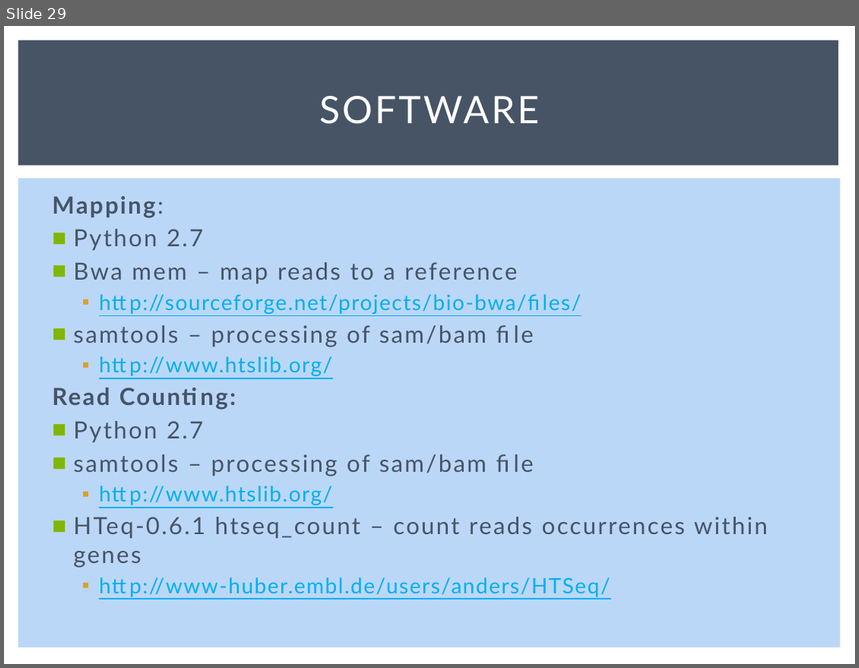
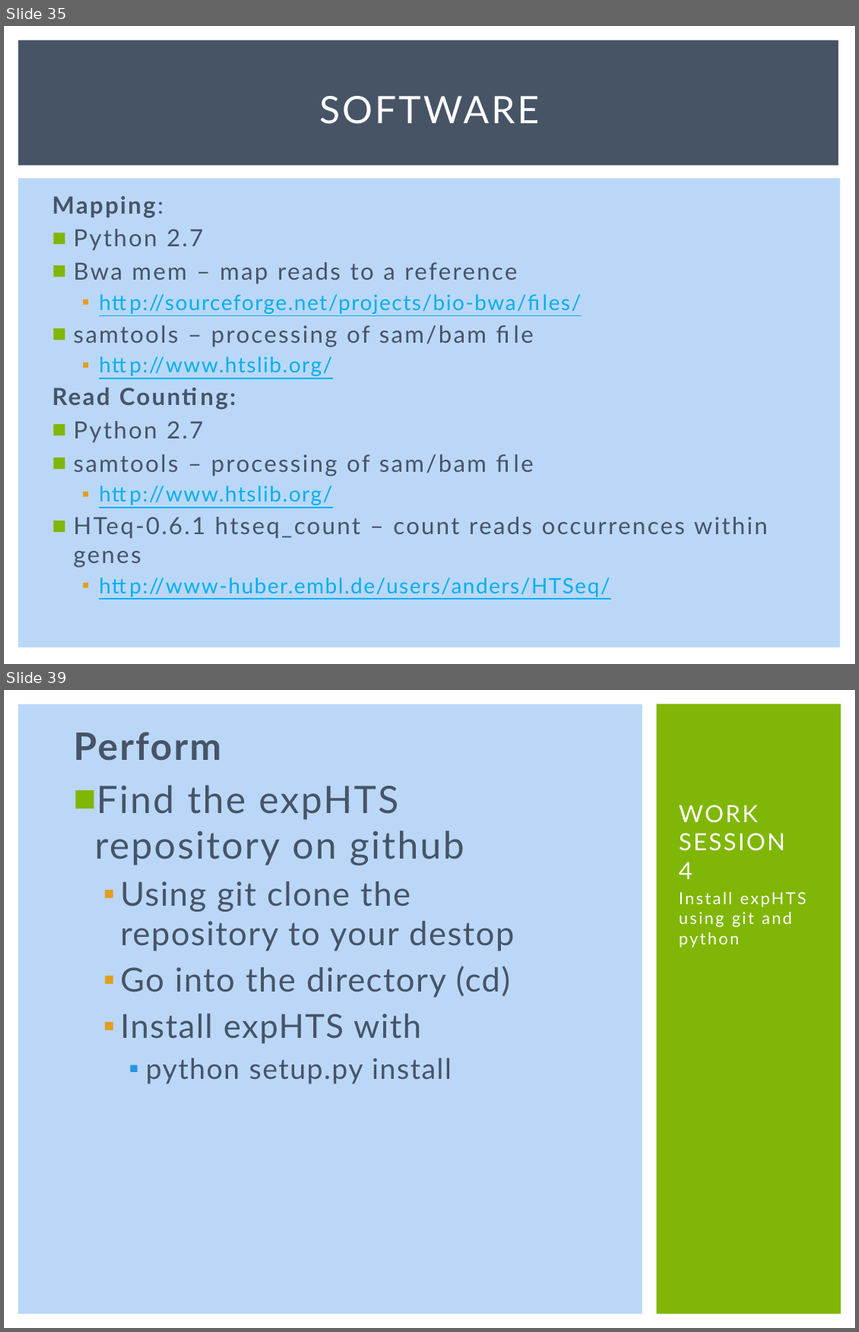
Before and after one commit to msettles/Workshop_RNAseq, a slide deck: powerpoints/RNA-seq-Piracicaba2015.pptx. Shown one above the other, each under a label of ours: slide 29 before the commit, slides 35 and 39 after it; the slides between them are not shown. The pictures are 859x668 and 859x1332 pixels, drawn with LibreOffice and Linux fonts; fonts in the diff are those of the drawing. Boxes give left, top, right and bottom in pixels: in the first picture for what was removed or moved away, otherwise in the second. Text is boxed around its words. In the diff, an @@ line names an element or a change of style, - is before the commit and + after.

```diff
--- a/powerpoints/RNA-seq-Piracicaba2015.pptx
+++ b/powerpoints/RNA-seq-Piracicaba2015.pptx
@@ slide 39 added at (x1=4, y1=690, x2=855, y2=1328), background #BBD7F8 @@
@@ rectangle added at (x1=4, y1=690, x2=855, y2=1328), fill #FFFFFF @@
@@ rectangle added at (x1=18, y1=704, x2=642, y2=1315), fill #BBD7F8 @@
@@ rectangle added at (x1=657, y1=704, x2=842, y2=1315), fill #80B606 @@
@@ text added at (x1=73, y1=732, x2=514, y2=1084), 28 pt, text #465466 @@
+Perform
+■ Find the expHTS repository on github
+  ▪ Using git clone the repository to your destop
+  ▪ Go into the directory (cd)
+  ▪ Install expHTS with
+    ▪ python setup.py install
@@ title added at (x1=679, y1=805, x2=785, y2=879), 20 pt, text #FFFFFF @@
+WORK
+SESSION
+4
@@ text added at (x1=679, y1=912, x2=792, y2=927), 14 pt, text #FFFFFF @@
+Install expHTS using git and python
@@ what was slide 29 is now slide 35 @@
```
Also in this commit, not shown: 3 slides changed, 3 other slides added, 1 other file.
